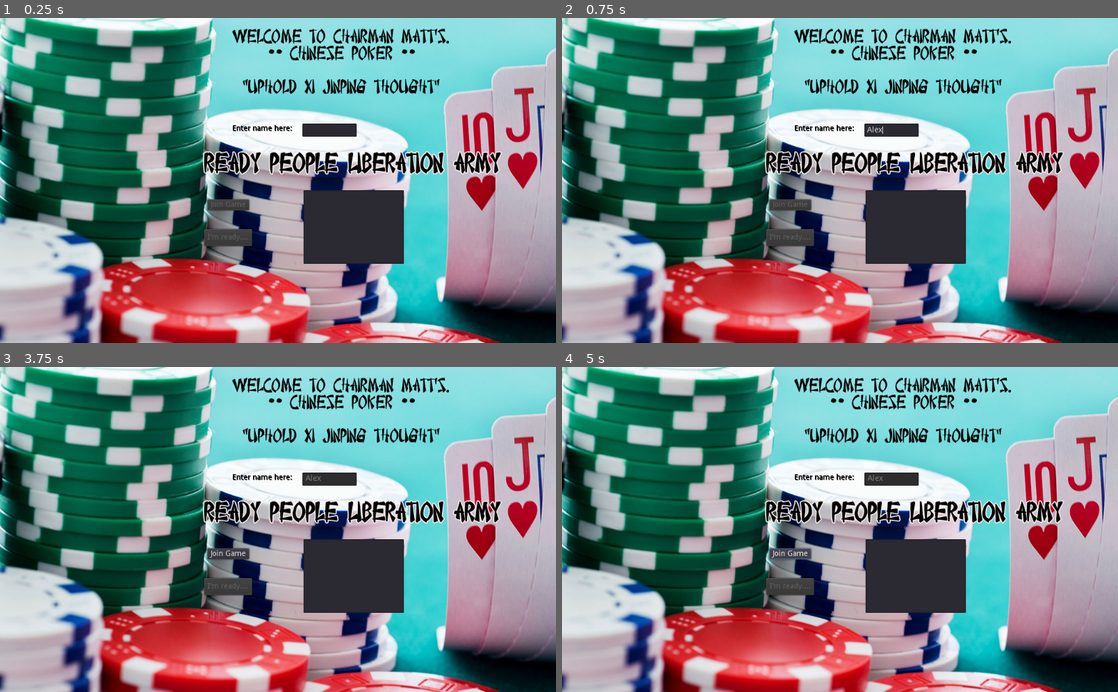
Above: before the commit, frames 1-4 (two rows, left to right).
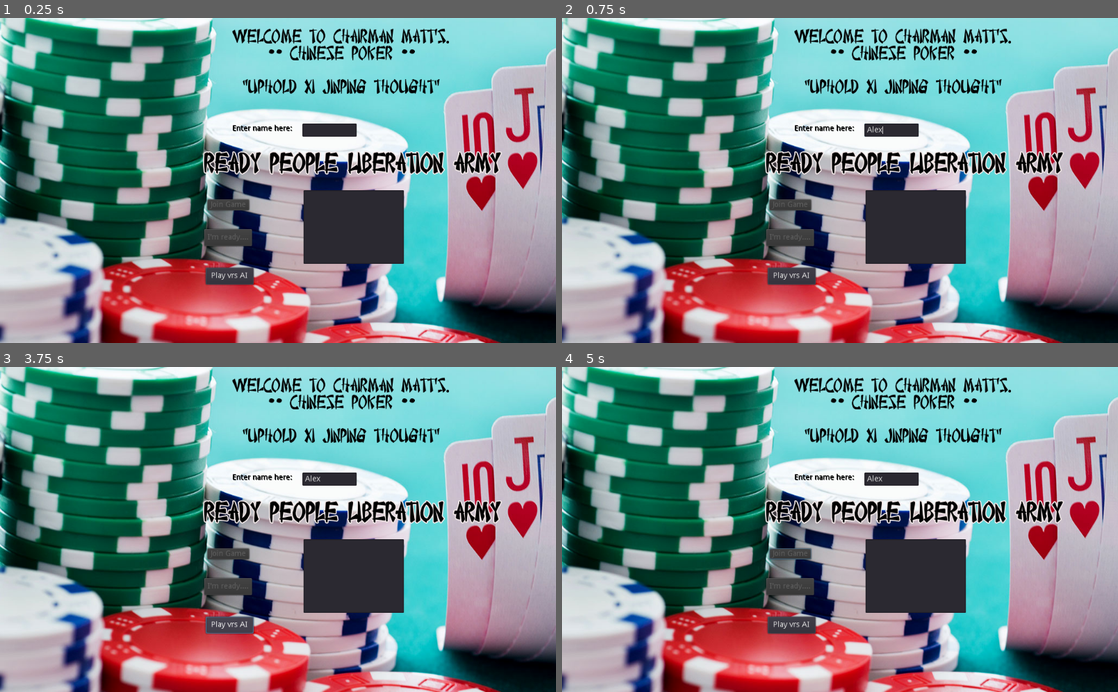
Above: after the commit, the same moments.

Repository: mattcushman/chinesepoker
Game: Godot game, scene res://MainScreen.tscn
The game is run twice, just before and just after one commit, with the same random seed, the same clock (stepped at 60 frames per second) and the same inputs.
Inputs (mouse positions are in pixels of both pictures, inside the frame that each line leads up to):
- Up to frame 1 (0.25 s): no input
- Up to frame 2 (0.75 s): click (890, 128) at 0.52 s; type "Alex" at 0.6 s
- Up to frame 3 (3.75 s): click (227, 623) at 1.25 s, where only the run after the commit has a clickable "Play vrs AI"; click (227, 623) at 2 s, where only the run after the commit has a clickable "Play vrs AI"; click (227, 623) at 2.75 s, where only the run after the commit has a clickable "Play vrs AI"; tap Enter at 3.5 s
- Up to frame 4 (5 s): click (789, 552) at 4.25 s, where only the run before the commit has a clickable "Join Game"

The runs differ from the first frame. In frame 1, 0.5% of the frame differs, in the area x 36-46%, y 76-83%; in frame 2, 0.5%; in frame 3, 0.6%; in frame 4, 0.6%, in the area x 36-58%, y 33-83%.
Error before the commit: Invalid call. Nonexistent function 'keys' in base 'Nil'. (res://MainScreen.gd:67)
Error after the commit: Invalid call. Nonexistent 'int' constructor. (res://MainScreen.gd:94)

Commit message:
Trying AI web game

Diff:
--- a/CPClient/GameManager.gd
+++ b/CPClient/GameManager.gd
@@ -1,7 +1,7 @@
 extends Node
 
-var url = "http://172.104.211.116:5051"
-#var url = "http://localhost:105/"
+#var url = "http://172.104.211.116:5051"
+var url = "http://localhost:105/"
 
 var headers = ["Content-Type: application/json"]
 
--- a/CPClient/MainScreen.gd
+++ b/CPClient/MainScreen.gd
@@ -20,7 +20,7 @@
 func _on_NewPlayerHTTPRequest_request_completed(result, response_code, headers, body):
 	var json = JSON.parse(body.get_string_from_utf8())
 	print(json.result)
-	GameManager.playerId=int(json.result)
+	GameManager.playerId=json.result
 
 func _on_NameInputField_text_entered(new_text):
 	var msg = JSON.print({"name":new_text})
@@ -57,7 +57,7 @@
 func _on_GameStateHTTPRequest_request_completed(result, response_code, headers, body):
 	var json = JSON.parse(body.get_string_from_utf8())
 	print("GameStateHTTPRequest completed", json.result)
-	if "active" in json.result and json.result["active"]:
+	if json.result and "active" in json.result and json.result["active"]:
 		print("Activating playing table.")
 		get_tree().change_scene("res://PlayingTable.tscn")
 
@@ -78,3 +78,17 @@
 			name = '    '+name
 		name = name + " " + str(activeGames)
 		$PlayerList.add_item(name)
+
+
+
+func _on_MakeAIGameButton_pressed():
+	print("Pressed Make AI Game")
+	var msg = JSON.print({"playerid":GameManager.playerId})
+	print(msg)
+	var result=$MakeAIGameHTTPRequest.request(GameManager.url+"/startaigame/", GameManager.headers, false, HTTPClient.METHOD_PUT, msg)
+	print(result)
+
+func _on_MakeAIGame_request_completed(result, response_code, headers, body):
+	var json = JSON.parse(body.get_string_from_utf8())
+	print("MakeAIGame return ", json.result)
+	GameManager.myGameId=int(json.result)
--- a/CPClient/MainScreen.tscn
+++ b/CPClient/MainScreen.tscn
@@ -23,7 +23,8 @@
 script = ExtResource( 1 )
 
 [node name="TextureRect" type="TextureRect" parent="."]
-margin_right = 1900.0
+margin_left = 0.442383
+margin_right = 1900.44
 margin_bottom = 770.0
 texture = ExtResource( 2 )
 stretch_mode = 3
@@ -133,6 +134,18 @@
 "_edit_use_anchors_": false
 }
 
+[node name="MakeAIGameButton" type="Button" parent="."]
+margin_left = 378.877
+margin_top = 461.073
+margin_right = 466.877
+margin_bottom = 492.073
+text = "Play vrs AI"
+__meta__ = {
+"_edit_use_anchors_": false
+}
+
+[node name="MakeAIGameHTTPRequest" type="HTTPRequest" parent="."]
+
 [connection signal="pressed" from="JoinGameButton" to="." method="_on_TextureButton_pressed"]
 [connection signal="request_completed" from="NewPlayerHTTPRequest" to="." method="_on_NewPlayerHTTPRequest_request_completed"]
 [connection signal="text_entered" from="NameInputField" to="." method="_on_NameInputField_text_entered"]
@@ -142,3 +155,5 @@
 [connection signal="timeout" from="TickTimer" to="." method="_on_TickTimer_timeout"]
 [connection signal="request_completed" from="GameStateHTTPRequest" to="." method="_on_GameStateHTTPRequest_request_completed"]
 [connection signal="request_completed" from="PlayerListHTTPRequest" to="." method="_on_PlayerListHTTPRequest_request_completed"]
+[connection signal="pressed" from="MakeAIGameButton" to="." method="_on_MakeAIGameButton_pressed"]
+[connection signal="request_completed" from="MakeAIGameHTTPRequest" to="." method="_on_MakeAIGame_request_completed"]
--- a/CPClient/PlayingTable.gd
+++ b/CPClient/PlayingTable.gd
@@ -8,6 +8,8 @@
 
 
 func _ready():
+	print("In ready of PlayingTable")
+
 	pass # Replace with function body.
 
 
Not shown: 2 places in CPClient/MainScreen.tscn that only renumber resources
Not shown: 2 places in CPClient/PlayingTable.tscn that only renumber resources
Not shown, changed: CPMLAgent/CPMLGameEnv.py
Not shown, changed: CPServerSrc/CPWebServer.py
Not shown, changed: CPServerSrc/cpGameManager.py
